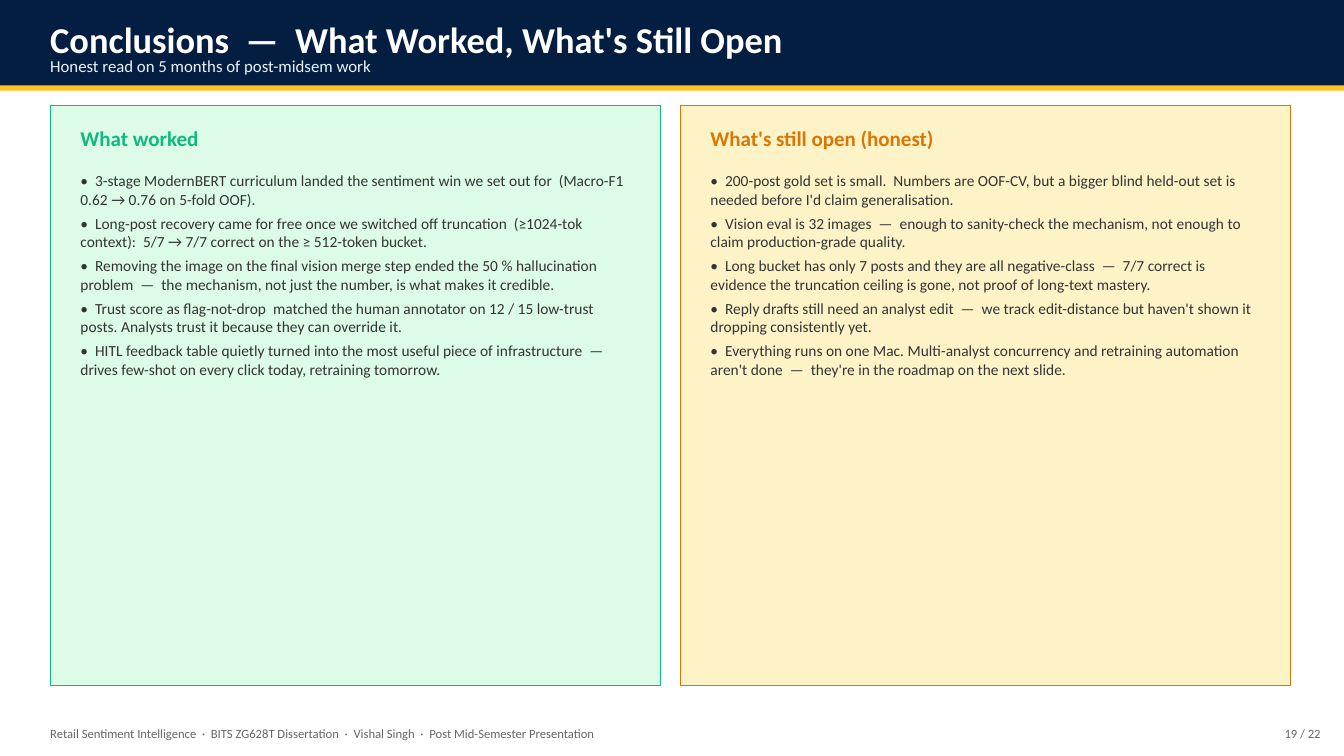
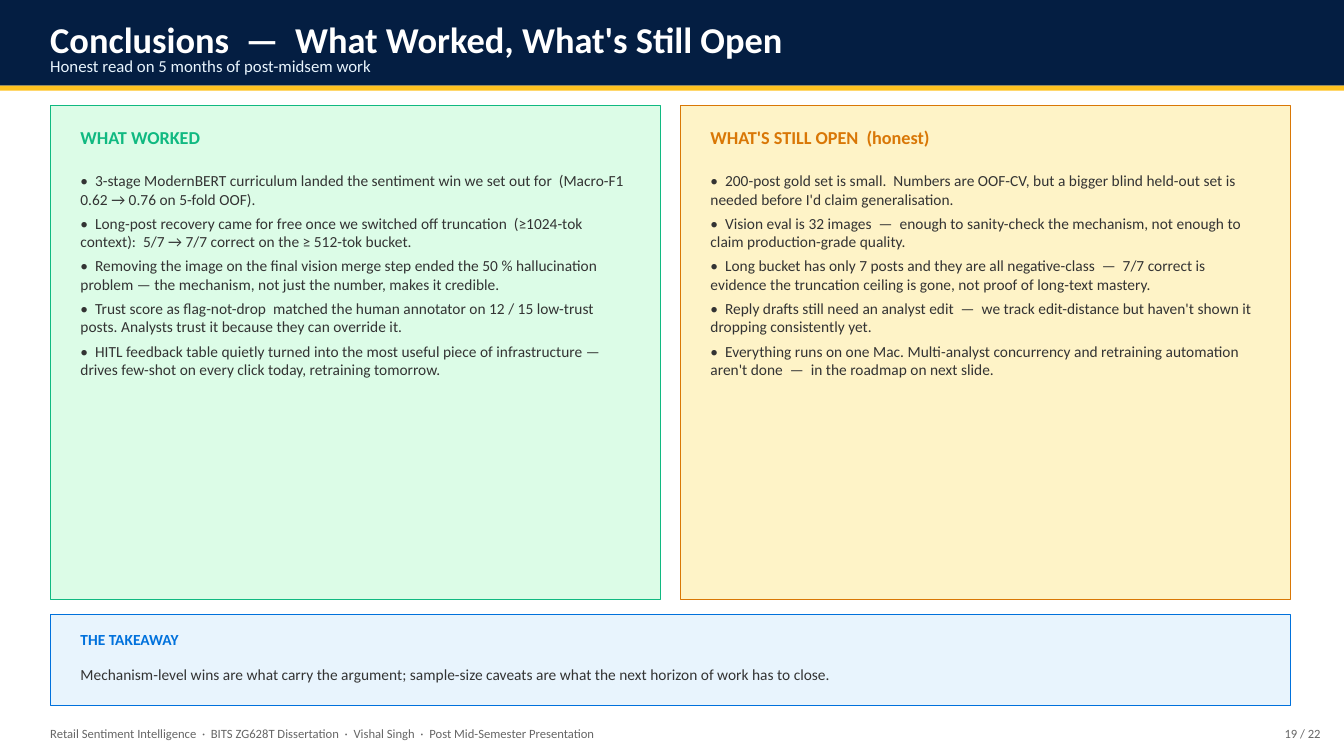
Before and after one commit to vishalvishal099/Retail-Sentiment-Intelligence, a slide deck: slide 19 of docs/Sem_4/FINAL_PRESENTATION_VishalSingh_2020AA05641.pptx. Drawn at 1344x756 pixels with LibreOffice and Linux fonts; fonts in the diff are those of the drawing. Boxes give left, top, right and bottom in pixels: in the first picture for what was removed or moved away, otherwise in the second. Text is boxed around its words. In the diff, an @@ line names an element or a change of style, - is before the commit and + after.

```diff
--- a/docs/Sem_4/FINAL_PRESENTATION_VishalSingh_2020AA05641.pptx
+++ b/docs/Sem_4/FINAL_PRESENTATION_VishalSingh_2020AA05641.pptx
@@ rectangle: place and size @@
-rectangle at [50, 106, 660, 686]
+rectangle at [50, 106, 660, 600]
@@ rectangle: place and size @@
-rectangle at [681, 106, 1291, 686]
+rectangle at [681, 106, 1291, 600]
@@ text at [80, 132, 200, 144]: text changed; size 15 to 13 pt @@
-What worked
+WHAT WORKED
@@ text at [710, 130, 930, 147]: text changed; size 15 to 13 pt @@
-What's still open (honest)
+WHAT'S STILL OPEN (honest)
@@ text at [80, 218, 597, 293]: text changed @@
-• Long-post recovery came for free once we switched off truncation (≥1024-tok context): 5/7 → 7/7 correct on the ≥ 512-token bucket.
-• Removing the image on the final vision merge step ended the 50 % hallucination problem — the mechanism, not just the number, is what makes it credible.
+• Long-post recovery came for free once we switched off truncation (≥1024-tok context): 5/7 → 7/7 correct on the ≥ 512-tok bucket.
+• Removing the image on the final vision merge step ended the 50 % hallucination problem — the mechanism, not just the number, makes it credible.
@@ text at [710, 346, 1239, 378]: text changed @@
-• Everything runs on one Mac. Multi-analyst concurrency and retraining automation aren't done — they're in the roadmap on the next slide.
+• Everything runs on one Mac. Multi-analyst concurrency and retraining automation aren't done — in the roadmap on next slide.
@@ rectangle added at [50, 615, 1291, 706], fill #E8F4FD, outline #0071DC 0.75 pt @@
@@ text added at [80, 635, 179, 645], 11 pt, text #0071DC, bold @@
+THE TAKEAWAY
@@ text added at [80, 669, 830, 683], 11 pt, text #333333 @@
+Mechanism-level wins are what carry the argument; sample-size caveats are what the next horizon of work has to close.
```
Also in this commit, not shown: 15 other slides changed, 2 other files.
